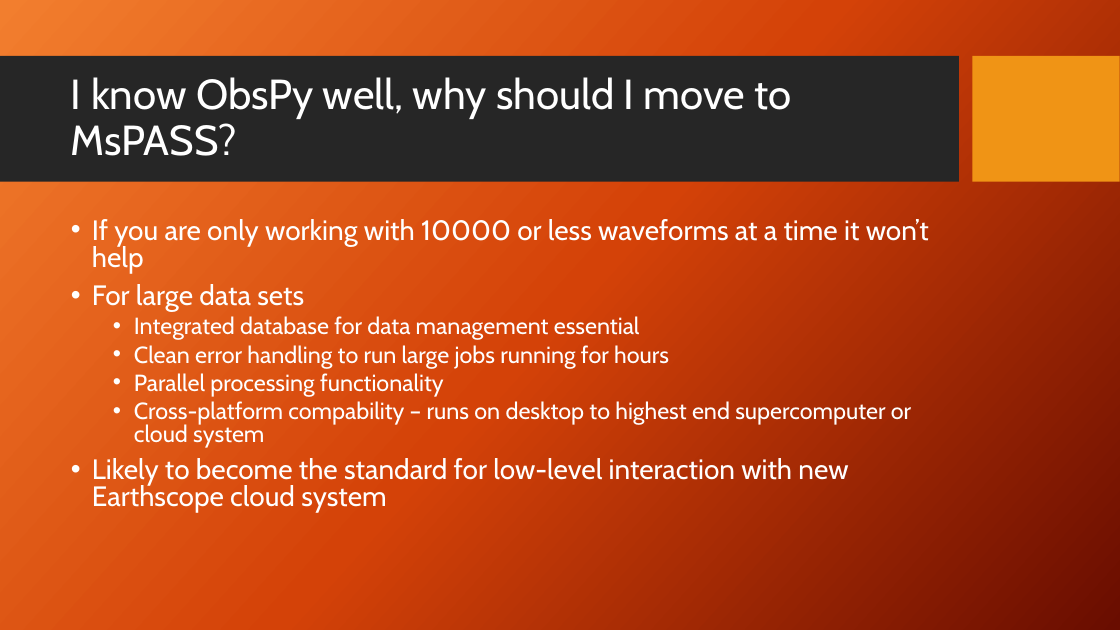
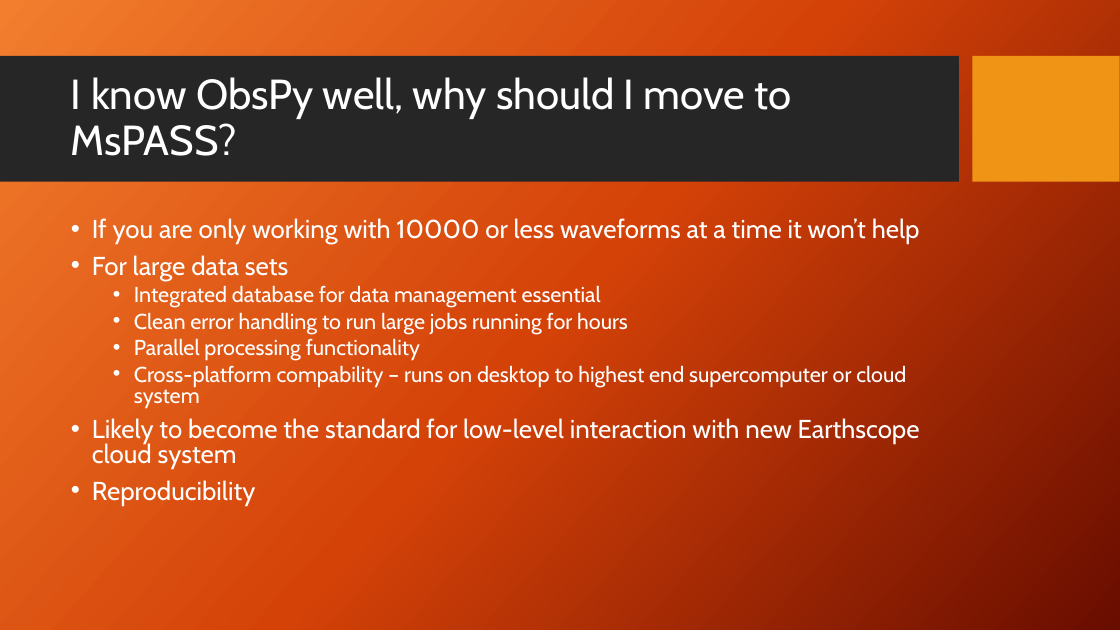
Before and after one commit to mspass-team/mspass_tutorial, a slide deck: slide 10 of SCOPED_2024/MsPASS_Overview.pptx (slide 7 before the commit). Drawn at 1120x630 pixels with LibreOffice and Linux fonts; fonts in the diff are those of the drawing; background and template pictures are left out. Boxes give left, top, right and bottom in pixels: in the first picture for what was removed or moved away, otherwise in the second. Text is boxed around its words. In the diff, an @@ line names an element or a change of style, - is before the commit and + after.

```diff
--- a/SCOPED_2024/MsPASS_Overview.pptx
+++ b/SCOPED_2024/MsPASS_Overview.pptx
@@ text at (x1=92, y1=218, x2=920, y2=469): size 24 to 22.2 pt in "If you are only working with 10000 ...", "For large data sets", "Likely to become the standard for low-level ..."; size 20 to 18.5 pt in "Integrated database for data management essential", "Clean error handling to run large jobs ...", "Parallel processing functionality", "Cross-platform compability – runs on desktop to ..." @@
@@ text at (x1=92, y1=480, x2=255, y2=505): paragraph added @@
+• Reproducibility
```
Also in this commit, not shown: 7 other slides changed, 1 slide removed, 2 other files.
